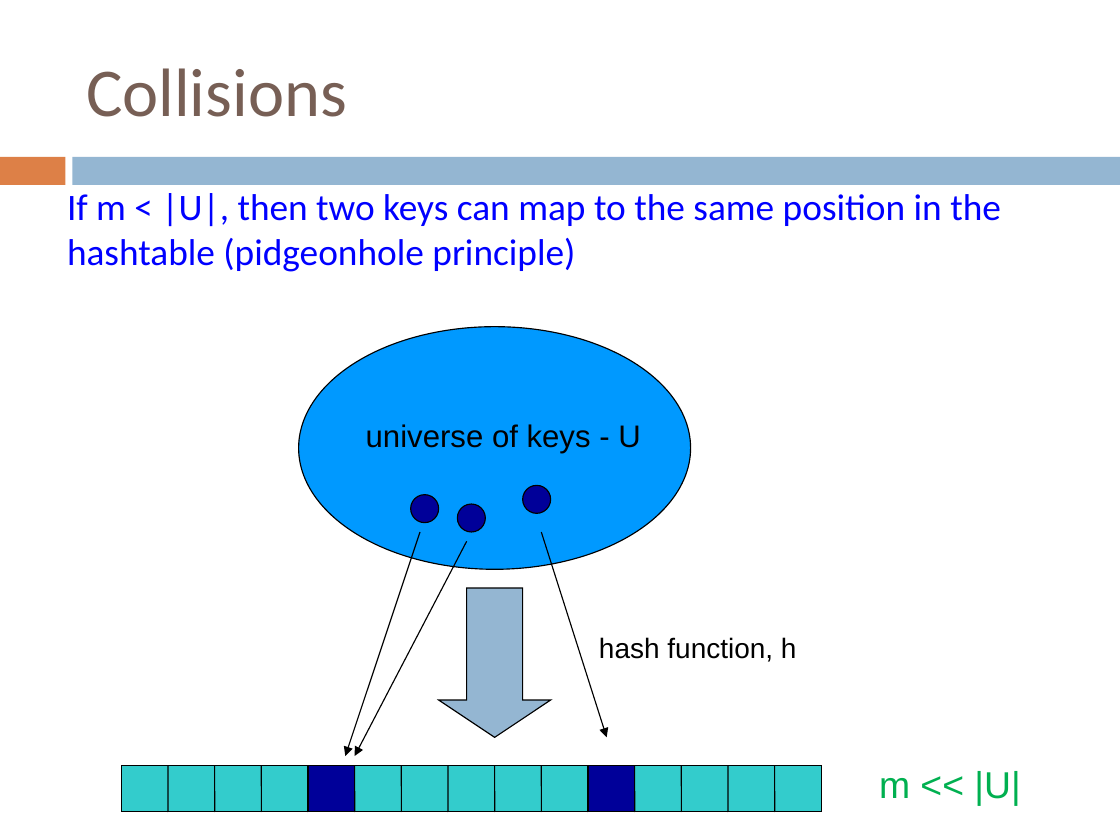
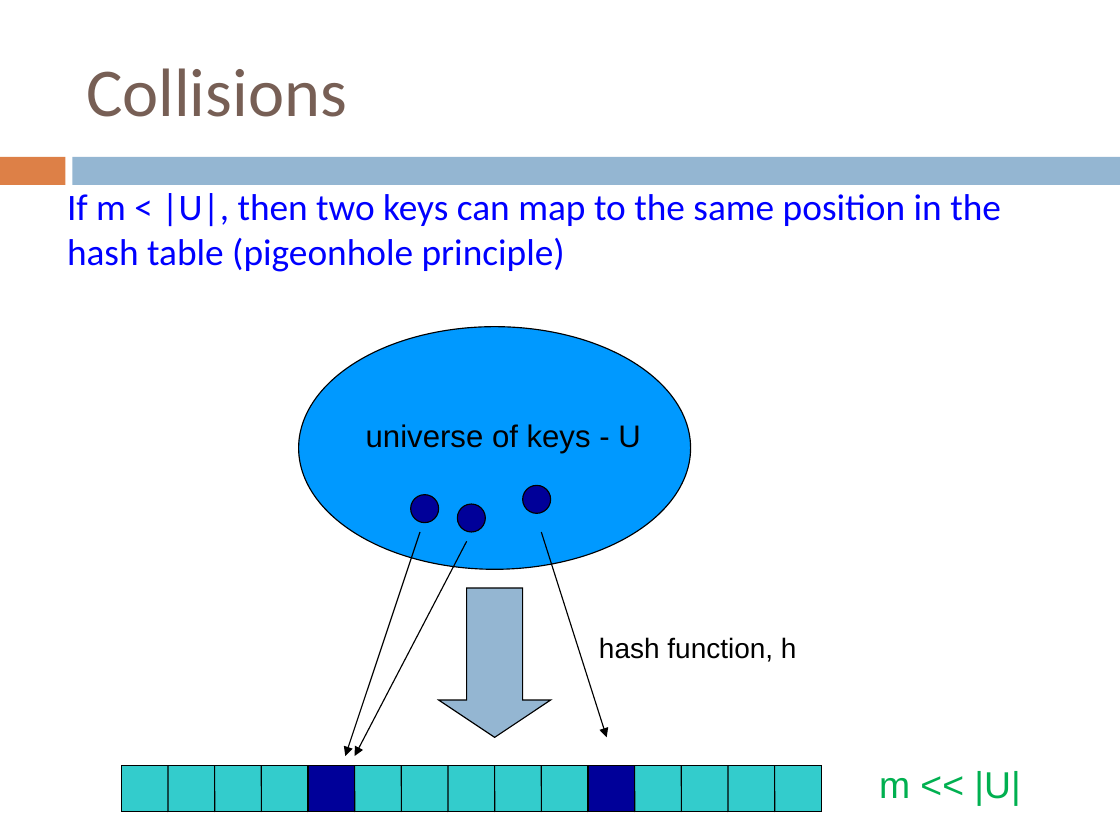
Before and after one commit to Collins-kariuk/Algorithms, a slide deck: slide 18 of Lectures/Lecture 16_Hashtables.pptx (slide 19 before the commit). Drawn at 1120x840 pixels with LibreOffice and Linux fonts; fonts in the diff are those of the drawing. Boxes give left, top, right and bottom in pixels: in the first picture for what was removed or moved away, otherwise in the second. Text is boxed around its words. In the diff, an @@ line names an element or a change of style, - is before the commit and + after.

Commit message:
Review Lecture 16_Hashtables

```diff
--- a/Lectures/Lecture 16_Hashtables.pptx
+++ b/Lectures/Lecture 16_Hashtables.pptx
@@ text at bbox=[67, 193, 1001, 272]: text changed @@
-If m < |U|, then two keys can map to the same position in the hashtable (pidgeonhole principle)
+If m < |U|, then two keys can map to the same position in the hash table (pigeonhole principle)
```
Also in this commit, not shown: 24 other slides changed, 1 slide removed.
